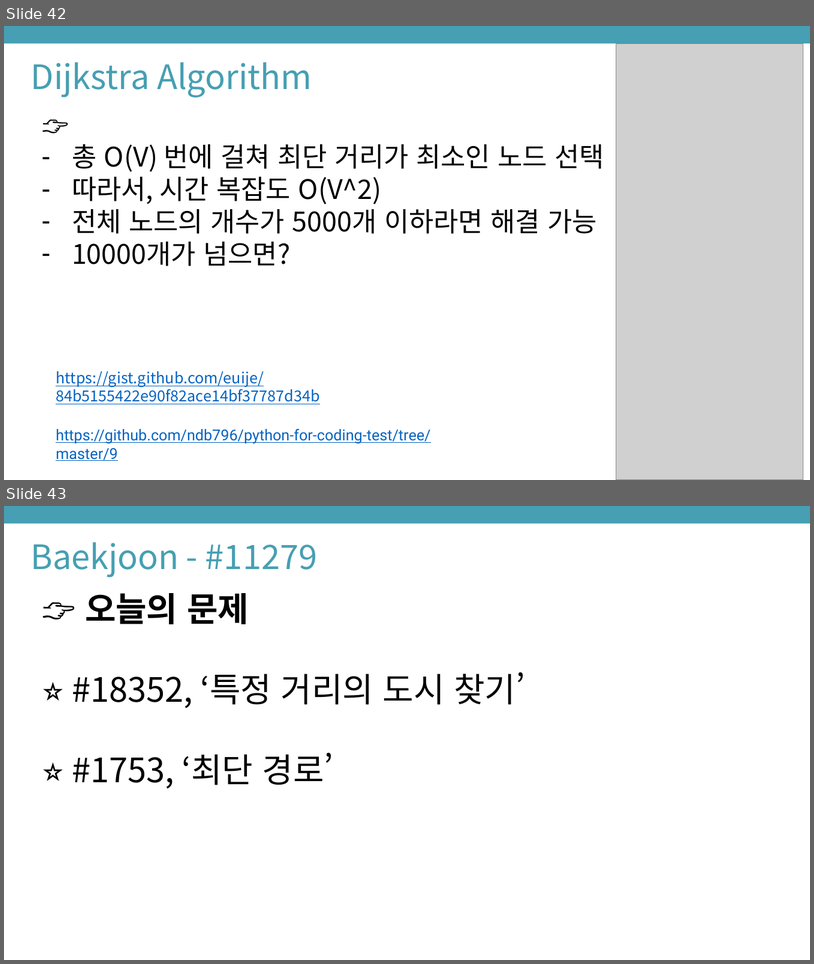
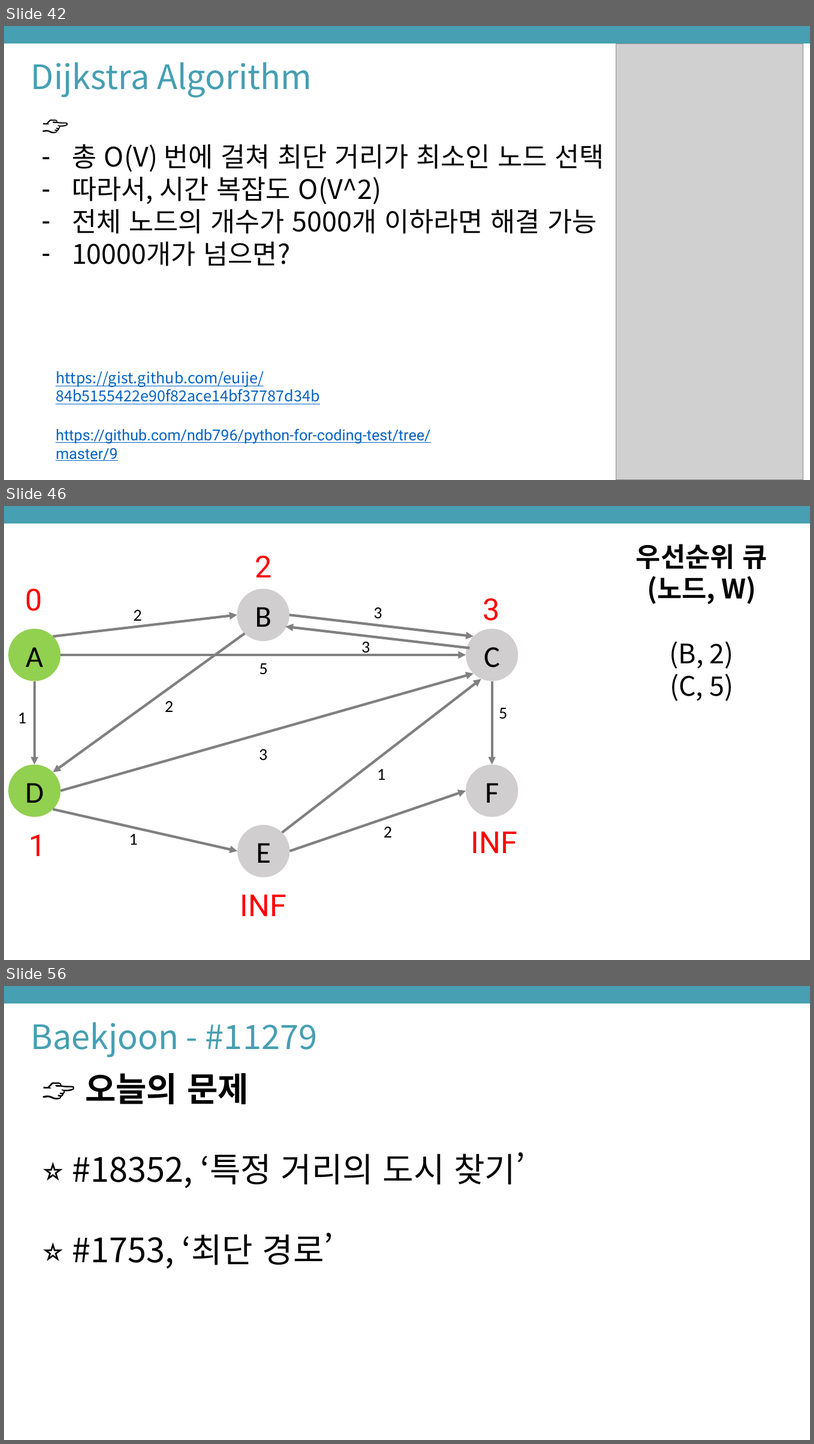
Before and after one commit to AlgoLive/AlgoLive_2022, a slide deck: 7th study/AlgoLive 7nd Dijkstra.pptx. Shown one above the other, each under a label of ours: slides 42 and 43 before the commit, slides 42, 46 and 56 after it; the slides between them are not shown. The pictures are 814x964 and 814x1444 pixels, drawn with LibreOffice and Linux fonts; fonts in the diff are those of the drawing; grey boxes stand for pictures. Boxes give left, top, right and bottom in pixels: in the first picture for what was removed or moved away, otherwise in the second. Text is boxed around its words. In the diff, an @@ line names an element or a change of style, - is before the commit and + after.

```diff
--- a/7th study/AlgoLive 7nd Dijkstra.pptx
+++ b/7th study/AlgoLive 7nd Dijkstra.pptx
@@ slide 46 added at box(4, 506, 810, 960), background #FFFFFF @@
@@ rectangle added at box(4, 506, 810, 523), fill #469FB2 @@
@@ text added at box(255, 555, 272, 577), 36 pt, text #FF0000 @@
+2
@@ text added at box(636, 544, 767, 701), 32 pt, text #000000, bold @@
+우선순위 큐
+(노드, W)
+(B, 2)
+(C, 5)
@@ text added at box(26, 588, 42, 611), 36 pt, text #FF0000 @@
+0
@@ text added at box(483, 598, 500, 621), 36 pt, text #FF0000 @@
+3
@@ group added at box(8, 589, 519, 877): 11 arrows, 11 texts, 6 ellipses @@
+A
+B
+C
+D
+E
+F
+2
+5
+3
+3
+2
+1
+3
+1
+2
+1
+5
@@ text added at box(29, 834, 46, 856), 36 pt, text #FF0000 @@
+1
@@ text added at box(471, 831, 518, 853), 36 pt, text #FF0000 @@
+INF
@@ text added at box(240, 894, 286, 916), 36 pt, text #FF0000 @@
+INF
@@ what was slide 43 is now slide 56 @@
```
Also in this commit, not shown: 4 slides changed, 12 other slides added, 7 other files.
